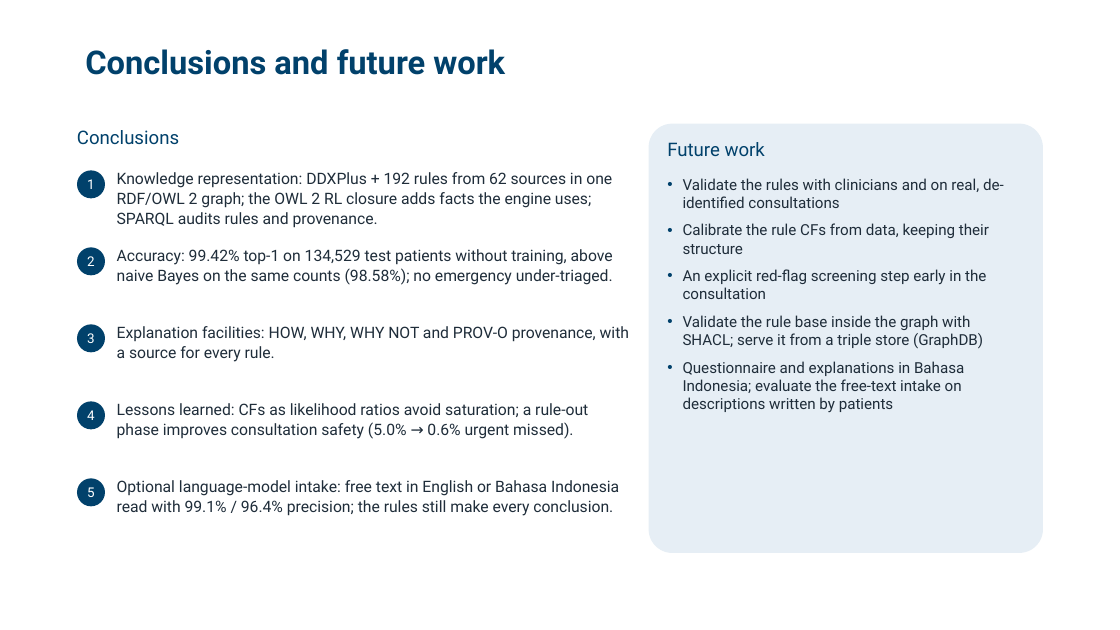
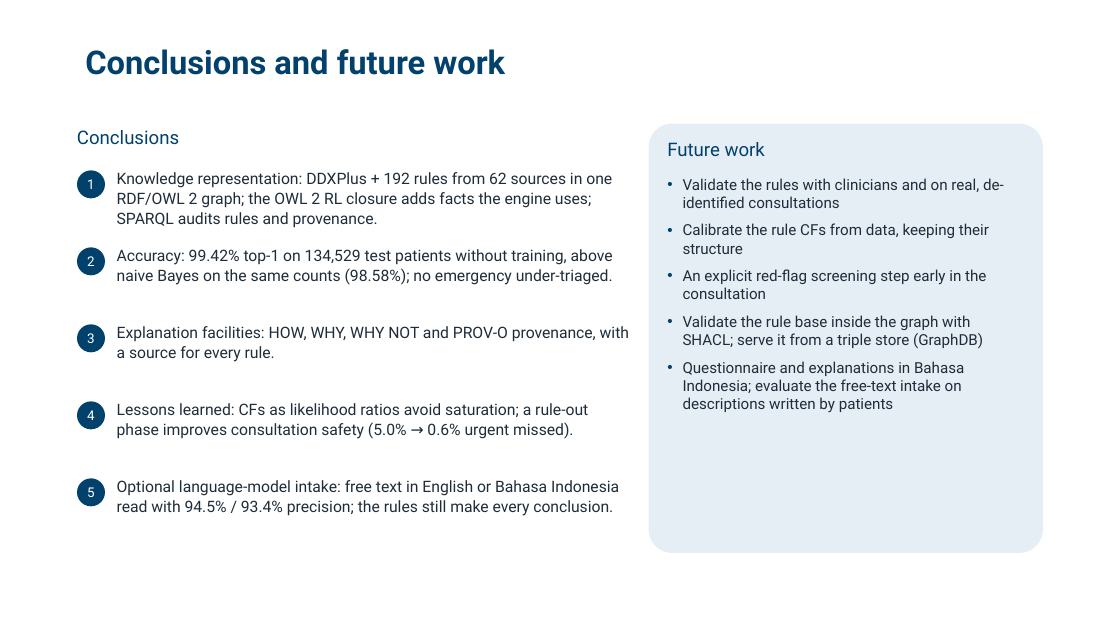
Before and after one commit to zidanarsyad/ddx-expert-system, a slide deck: slide 23 of docs/slides.pptx. Drawn at 1120x630 pixels with LibreOffice and Linux fonts; fonts in the diff are those of the drawing; background and template pictures are left out. Boxes give left, top, right and bottom in pixels: in the first picture for what was removed or moved away, otherwise in the second. Text is boxed around its words. In the diff, an @@ line names an element or a change of style, - is before the commit and + after.

```diff
--- a/docs/slides.pptx
+++ b/docs/slides.pptx
@@ text at bbox=[117, 480, 619, 516]: text changed @@
-Optional language-model intake: free text in English or Bahasa Indonesia read with 99.1% / 96.4% precision; the rules still make every conclusion.
+Optional language-model intake: free text in English or Bahasa Indonesia read with 94.5% / 93.4% precision; the rules still make every conclusion.
```
Also in this commit, not shown: 1 other slide changed, 6 other files.
